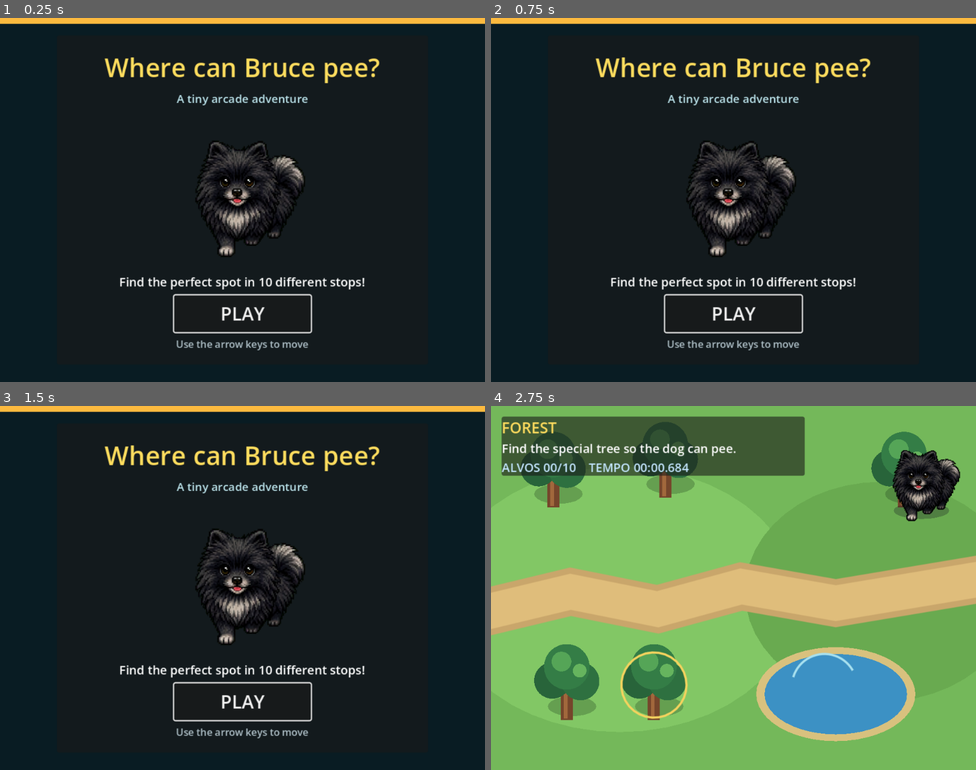
Above: before the commit, frames 1-4 (two rows, left to right).
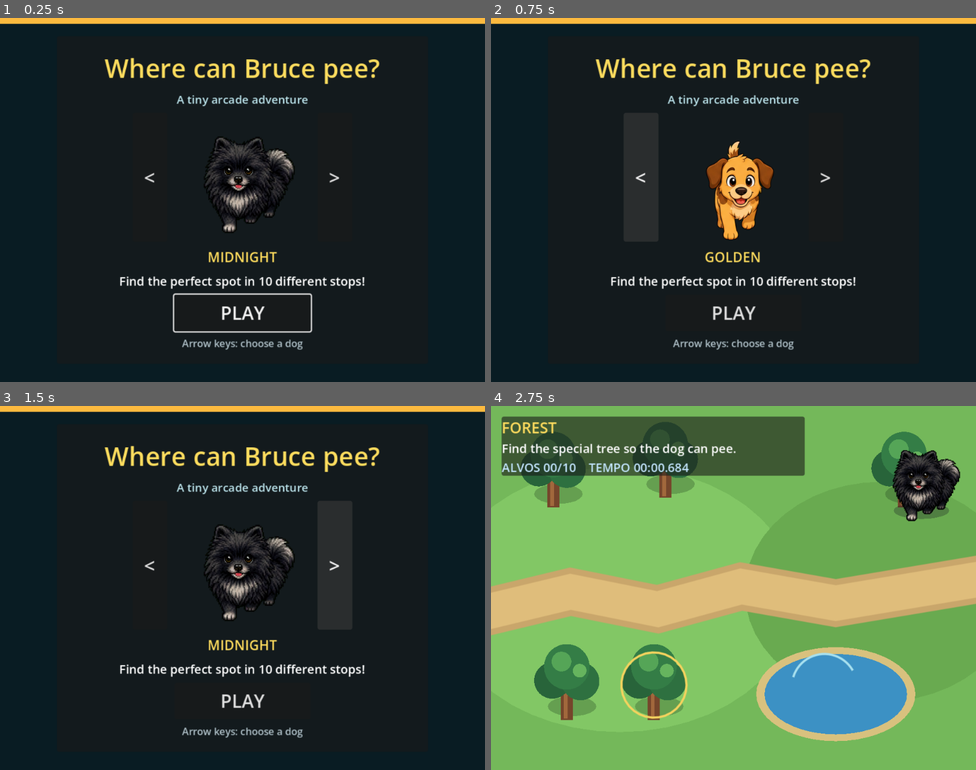
Above: after the commit, the same moments.

Repository: blnunes/myfirstgame
Game: Godot game, scene res://MainScene.tscn
The game is run twice, just before and just after one commit, with the same random seed, the same clock (stepped at 60 frames per second) and the same inputs.
Inputs (mouse positions are in pixels of both pictures, inside the frame that each line leads up to):
- Up to frame 1 (0.25 s): no input
- Up to frame 2 (0.75 s): click (641, 178) at 0.5 s, where only the run after the commit has a clickable "<"
- Up to frame 3 (1.5 s): click (334, 566) at 1.25 s, where only the run after the commit has a clickable ">"
- Up to frame 4 (2.75 s): click "PLAY" at 2 s

The runs differ from the first frame. In frame 1, 5.1% of the frame differs, in the area x 21-79%, y 10-92%; in frame 2, 5.7%; in frame 3, 5.1%; in frame 4, nothing differs.

Commit message:
adicionando novo personagem

Diff:
--- a/MainScene.tscn
+++ b/MainScene.tscn
@@ -1,17 +1,12 @@
-[gd_scene load_steps=9 format=3]
+[gd_scene load_steps=7 format=3]
 [ext_resource type="Script" path="res://scripts/main_scene.gd" id="1_main"]
 [ext_resource type="Script" path="res://scripts/player.gd" id="1_player"]
 [ext_resource type="Script" path="res://scripts/player_accessories.gd" id="3_accessories"]
 [ext_resource type="Script" path="res://scripts/player_visual_controller.gd" id="4_visual_controller"]
 [ext_resource type="Script" path="res://scripts/player_shadow.gd" id="5_shadow"]
-[ext_resource type="Texture2D" path="res://assets/characters/dog/spritesheets/dog_walk_v2.png" id="6_bruce_sheet"]
 
 [sub_resource type="RectangleShape2D" id="RectangleShape2D_player"]
 size = Vector2(100, 100)
-
-[sub_resource type="AtlasTexture" id="AtlasTexture_bruce_cover"]
-atlas = ExtResource("6_bruce_sheet")
-region = Rect2(0, 0, 313, 313)
 
 [node name="MainScene" type="Node2D"]
 script = ExtResource("1_main")
@@ -207,16 +202,39 @@
 text = "A tiny arcade adventure"
 horizontal_alignment = 1
 
-[node name="BruceFrame" type="CenterContainer" parent="Interface/StartOverlay/StartPanel/StartMargin/StartContent"]
-custom_minimum_size = Vector2(0, 205)
-layout_mode = 2
-
-[node name="BruceImage" type="TextureRect" parent="Interface/StartOverlay/StartPanel/StartMargin/StartContent/BruceFrame"]
-custom_minimum_size = Vector2(205, 205)
-layout_mode = 2
-texture = SubResource("AtlasTexture_bruce_cover")
+[node name="SkinSelector" type="HBoxContainer" parent="Interface/StartOverlay/StartPanel/StartMargin/StartContent"]
+custom_minimum_size = Vector2(0, 170)
+layout_mode = 2
+alignment = 1
+
+[node name="PreviousSkinButton" type="Button" parent="Interface/StartOverlay/StartPanel/StartMargin/StartContent/SkinSelector"]
+custom_minimum_size = Vector2(46, 46)
+layout_mode = 2
+theme_override_font_sizes/font_size = 26
+text = "<"
+
+[node name="BruceFrame" type="CenterContainer" parent="Interface/StartOverlay/StartPanel/StartMargin/StartContent/SkinSelector"]
+custom_minimum_size = Vector2(190, 170)
+layout_mode = 2
+
+[node name="BruceImage" type="TextureRect" parent="Interface/StartOverlay/StartPanel/StartMargin/StartContent/SkinSelector/BruceFrame"]
+custom_minimum_size = Vector2(170, 170)
+layout_mode = 2
 expand_mode = 1
 stretch_mode = 5
+
+[node name="NextSkinButton" type="Button" parent="Interface/StartOverlay/StartPanel/StartMargin/StartContent/SkinSelector"]
+custom_minimum_size = Vector2(46, 46)
+layout_mode = 2
+theme_override_font_sizes/font_size = 26
+text = ">"
+
+[node name="SkinNameLabel" type="Label" parent="Interface/StartOverlay/StartPanel/StartMargin/StartContent"]
+layout_mode = 2
+theme_override_colors/font_color = Color(1, 0.866667, 0.368627, 1)
+theme_override_font_sizes/font_size = 18
+text = "MIDNIGHT"
+horizontal_alignment = 1
 
 [node name="TaglineLabel" type="Label" parent="Interface/StartOverlay/StartPanel/StartMargin/StartContent"]
 layout_mode = 2
@@ -234,5 +252,5 @@
 layout_mode = 2
 theme_override_colors/font_color = Color(0.690196, 0.756863, 0.788235, 1)
 theme_override_font_sizes/font_size = 13
-text = "Use the arrow keys to move"
-horizontal_alignment = 1
+text = "Arrow keys: choose a dog"
+horizontal_alignment = 1
--- a/scripts/main_scene.gd
+++ b/scripts/main_scene.gd
@@ -25,6 +25,10 @@
 @onready var restart_button: Button = $Interface/EndGameOverlay/ResultsPanel/ResultsContent/RestartButton
 @onready var start_overlay: ColorRect = $Interface/StartOverlay
 @onready var play_button: Button = $Interface/StartOverlay/StartPanel/StartMargin/StartContent/PlayButton
+@onready var previous_skin_button: Button = $Interface/StartOverlay/StartPanel/StartMargin/StartContent/SkinSelector/PreviousSkinButton
+@onready var next_skin_button: Button = $Interface/StartOverlay/StartPanel/StartMargin/StartContent/SkinSelector/NextSkinButton
+@onready var skin_preview: TextureRect = $Interface/StartOverlay/StartPanel/StartMargin/StartContent/SkinSelector/BruceFrame/BruceImage
+@onready var skin_name_label: Label = $Interface/StartOverlay/StartPanel/StartMargin/StartContent/SkinNameLabel
 
 var current_scenario: BaseScenario
 var current_scenario_index := 0
@@ -37,10 +41,13 @@
 var final_time_seconds := 0.0
 var game_running := false
 var is_changing_scenario := false
+var available_skins: Array[PlayerSkin] = []
+var selected_skin_index := 0
 
 
 func _ready() -> void:
     random.randomize()
+    available_skins = PlayerSkinCatalog.create_skins()
     _create_interaction_sound()
     leaderboard_store.load_entries()
     initials_input.text_changed.connect(_on_initials_text_changed)
@@ -48,7 +55,21 @@
     submit_score_button.pressed.connect(_submit_score)
     restart_button.pressed.connect(_show_start_screen)
     play_button.pressed.connect(_start_new_game)
+    previous_skin_button.pressed.connect(_select_previous_skin)
+    next_skin_button.pressed.connect(_select_next_skin)
+    _update_skin_selection()
     _show_start_screen()
+
+
+func _input(event: InputEvent) -> void:
+    if not is_node_ready() or not start_overlay.visible:
+        return
+    if event.is_action_pressed("ui_left"):
+        _select_previous_skin()
+        get_viewport().set_input_as_handled()
+    elif event.is_action_pressed("ui_right"):
+        _select_next_skin()
+        get_viewport().set_input_as_handled()
 
 
 func _process(_delta: float) -> void:
@@ -68,6 +89,7 @@
     player.show()
     initials_input.release_focus()
     initials_input.text = ""
+    player.set_skin(available_skins[selected_skin_index])
     player.set_movement_enabled(true)
     _load_scenario(0)
     session_start_msec = Time.get_ticks_msec()
@@ -85,6 +107,53 @@
     initials_input.release_focus()
     start_overlay.show()
     play_button.grab_focus()
+
+
+func _select_previous_skin() -> void:
+    _change_selected_skin(-1)
+
+
+func _select_next_skin() -> void:
+    _change_selected_skin(1)
+
+
+func _change_selected_skin(direction: int) -> void:
+    if available_skins.is_empty():
+        return
+    selected_skin_index = posmod(selected_skin_index + direction, available_skins.size())
+    _update_skin_selection()
+
+
+func _update_skin_selection() -> void:
+    if available_skins.is_empty():
+        skin_name_label.text = "NO SKINS"
+        skin_preview.texture = null
+        play_button.disabled = true
+        return
+
+    play_button.disabled = false
+    var selected_skin := available_skins[selected_skin_index]
+    skin_name_label.text = selected_skin.display_name
+    var sheet_texture := load(selected_skin.texture_path) as Texture2D
+    if sheet_texture == null:
+        skin_preview.texture = null
+        play_button.disabled = true
+        push_error("Nao foi possivel carregar a capa da skin %s." % selected_skin.id)
+        return
+
+    var frame_size := Vector2i(
+        sheet_texture.get_width() / 4,
+        sheet_texture.get_height() / 4
+    )
+    var preview_texture := AtlasTexture.new()
+    preview_texture.atlas = sheet_texture
+    preview_texture.region = Rect2i(
+        selected_skin.cover_frame.x * frame_size.x,
+        selected_skin.cover_frame.y * frame_size.y,
+        frame_size.x,
+        frame_size.y
+    )
+    skin_preview.texture = preview_texture
 
 
 func _load_scenario(scenario_index: int) -> void:
--- a/scripts/player.gd
+++ b/scripts/player.gd
@@ -1,12 +1,6 @@
 extends CharacterBody2D
 
-const WALK_SHEET_PATH := "res://assets/characters/dog/spritesheets/dog_walk_v2.png"
 const FALLBACK_DOG_PATH := "res://assets/characters/dog.png"
-const WALK_ANIMATION_ROWS := {
-    "walk_down": 0,
-    "walk_side": 2,
-    "walk_up": 3,
-}
 const WALK_FRAME_COLUMNS := 4
 const WALK_FRAME_ROWS := 4
 
@@ -21,11 +15,12 @@
 @onready var visual_controller: PlayerVisualController = $VisualRoot
 
 var movement_enabled := true
+var active_skin: PlayerSkin
 
 
 func _ready() -> void:
     add_to_group("player")
-    _load_dog_animations()
+    set_skin(PlayerSkinCatalog.create_skins()[0])
 
 
 func _physics_process(delta: float) -> void:
@@ -64,10 +59,24 @@
     accessories.play_pee_effect(target_position)
 
 
+func set_skin(skin: PlayerSkin) -> void:
+    active_skin = skin
+    _load_dog_animations()
+
+
+func get_active_skin_id() -> StringName:
+    return active_skin.id if active_skin != null else &""
+
+
 func _load_dog_animations() -> void:
-    var sheet_texture := load(WALK_SHEET_PATH) as Texture2D
+    if active_skin == null:
+        push_error("Nenhuma skin foi configurada para o jogador.")
+        _load_static_fallback()
+        return
+
+    var sheet_texture := load(active_skin.texture_path) as Texture2D
     if sheet_texture == null:
-        push_warning("Sprite sheet do cao indisponivel; usando imagem estatica.")
+        push_warning("Sprite sheet da skin %s indisponivel; usando imagem estatica." % active_skin.id)
         _load_static_fallback()
         return
 
@@ -83,12 +92,12 @@
     var sprite_frames := SpriteFrames.new()
     sprite_frames.remove_animation("default")
 
-    for animation_name: String in WALK_ANIMATION_ROWS:
+    for animation_name: String in active_skin.animation_rows:
         sprite_frames.add_animation(animation_name)
         sprite_frames.set_animation_loop(animation_name, true)
         sprite_frames.set_animation_speed(animation_name, 8.0)
 
-        var row: int = WALK_ANIMATION_ROWS[animation_name]
+        var row: int = active_skin.animation_rows[animation_name]
         for frame_index in WALK_FRAME_COLUMNS:
             var atlas_frame := AtlasTexture.new()
             atlas_frame.atlas = sheet_texture
@@ -103,6 +112,8 @@
     dog_sprite.sprite_frames = sprite_frames
     dog_sprite.animation = "walk_down"
     dog_sprite.frame = 0
+    dog_sprite.flip_h = false
+    dog_sprite.speed_scale = 1.0
 
 
 func _load_static_fallback() -> void:
--- /dev/null
+++ b/scripts/player_skin.gd
@@ -0,0 +1,22 @@
+class_name PlayerSkin
+extends RefCounted
+
+var id: StringName
+var display_name: String
+var texture_path: String
+var animation_rows: Dictionary
+var cover_frame: Vector2i
+
+
+func _init(
+    new_id: StringName,
+    new_display_name: String,
+    new_texture_path: String,
+    new_animation_rows: Dictionary,
+    new_cover_frame: Vector2i
+) -> void:
+    id = new_id
+    display_name = new_display_name
+    texture_path = new_texture_path
+    animation_rows = new_animation_rows.duplicate(true)
+    cover_frame = new_cover_frame
--- /dev/null
+++ b/scripts/player_skin_catalog.gd
@@ -0,0 +1,29 @@
+class_name PlayerSkinCatalog
+extends RefCounted
+
+
+static func create_skins() -> Array[PlayerSkin]:
+    return [
+        PlayerSkin.new(
+            &"midnight",
+            "MIDNIGHT",
+            "res://assets/characters/dog/spritesheets/dog_walk_v2.png",
+            {
+                "walk_down": 0,
+                "walk_side": 2,
+                "walk_up": 3,
+            },
+            Vector2i(0, 0)
+        ),
+        PlayerSkin.new(
+            &"golden",
+            "GOLDEN",
+            "res://assets/characters/dog/spritesheets/dog_walk_v1.png",
+            {
+                "walk_down": 0,
+                "walk_side": 1,
+                "walk_up": 3,
+            },
+            Vector2i(0, 0)
+        ),
+    ]
--- a/tests/start_screen_smoke_test.gd
+++ b/tests/start_screen_smoke_test.gd
@@ -18,6 +18,15 @@
     var play_button := main_scene.get_node(
         "Interface/StartOverlay/StartPanel/StartMargin/StartContent/PlayButton"
     ) as Button
+    var skin_name_label := main_scene.get_node(
+        "Interface/StartOverlay/StartPanel/StartMargin/StartContent/SkinNameLabel"
+    ) as Label
+    var skin_preview := main_scene.get_node(
+        "Interface/StartOverlay/StartPanel/StartMargin/StartContent/SkinSelector/BruceFrame/BruceImage"
+    ) as TextureRect
+    var previous_skin_button := main_scene.get_node(
+        "Interface/StartOverlay/StartPanel/StartMargin/StartContent/SkinSelector/PreviousSkinButton"
+    ) as Button
     var initials_input := main_scene.get_node(
         "Interface/EndGameOverlay/ResultsPanel/ResultsContent/InitialsRow/InitialsInput"
     ) as LineEdit
@@ -26,7 +35,20 @@
     assert(not hud.visible)
     assert(not player.visible)
     assert(not bool(main_scene.get("game_running")))
+    assert(skin_name_label.text == "MIDNIGHT")
+    assert(skin_preview.texture is AtlasTexture)
     print("OK start screen blocks gameplay")
+
+    var select_next_skin := InputEventAction.new()
+    select_next_skin.action = &"ui_right"
+    select_next_skin.pressed = true
+    Input.parse_input_event(select_next_skin)
+    await process_frame
+    select_next_skin.pressed = false
+    Input.parse_input_event(select_next_skin)
+    assert(skin_name_label.text == "GOLDEN")
+    assert(skin_preview.texture is AtlasTexture)
+    print("OK arrow key selects GOLDEN skin")
 
     play_button.pressed.emit()
     await process_frame
@@ -35,7 +57,23 @@
     assert(hud.visible)
     assert(player.visible)
     assert(bool(main_scene.get("game_running")))
+    assert(player.call("get_active_skin_id") == &"golden")
     print("OK PLAY starts gameplay")
+
+    Input.action_press("ui_right")
+    for _frame in 18:
+        await physics_frame
+        await process_frame
+    var dog_sprite := player.get_node("VisualRoot/DogSprite") as AnimatedSprite2D
+    assert(dog_sprite.animation == &"walk_side")
+    var golden_side_frame := dog_sprite.sprite_frames.get_frame_texture(
+        &"walk_side",
+        dog_sprite.frame
+    ) as AtlasTexture
+    assert(golden_side_frame != null)
+    assert(golden_side_frame.region.position.y == golden_side_frame.region.size.y)
+    Input.action_release("ui_right")
+    print("OK GOLDEN skin uses its own side-animation row")
 
     main_scene.set("game_running", false)
     main_scene.set("final_time_seconds", 12.345)
@@ -49,8 +87,14 @@
     assert(not hud.visible)
     assert(not player.visible)
     assert(not bool(main_scene.get("game_running")))
+    assert(skin_name_label.text == "GOLDEN")
     var saved_entries: Array[Dictionary] = main_scene.get("leaderboard_store").get_entries()
     assert(saved_entries.size() == 1)
     assert(saved_entries[0]["initials"] == "ABC")
     print("OK saved score returns to start screen")
+
+    previous_skin_button.pressed.emit()
+    await process_frame
+    assert(skin_name_label.text == "MIDNIGHT")
+    print("OK on-screen selector button changes skin")
     quit()
Not shown, added: scripts/player_skin.gd.uid
Not shown, added: scripts/player_skin_catalog.gd.uid
Not shown, changed: AGENTS.md
Not shown, changed: README.md
